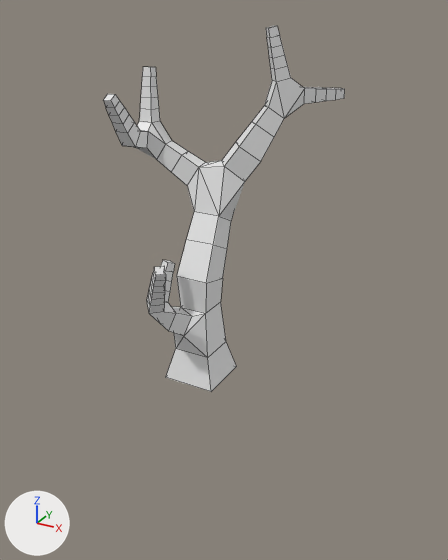
An edit to the FBX model Assets/Models/tree1.fbx, drawn before and after from the same camera.
Before and after are seen from a 50 mm lens placed at (2.65, -4.3, 3.22), pointed at (0.08, 0.36, 0.89). The axes (+X, +Y, +Z) are drawn at lower left. The lights are the same throughout. Mesh edges are drawn as thin lines.

Objects in the first picture: 'tree1'.
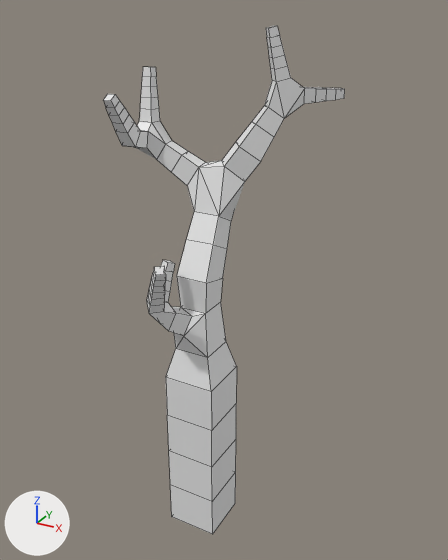
What differs and where, as boxes [x1, y1, x2, y2] in the pictures (448 x 560 px):
'tree1', reshaped (39% taller): before [103, 26, 345, 392]; after [103, 26, 345, 534]
part 1 of me_cube_001, built on: after [166, 367, 237, 534]

The change, as a list of edits to the scene's bpy script:
```text
Change me_cube_001:
    used by ob_tree1; location = (0.0, 0.0, 0.0)
    remove me_cube_001.from_pydata(...)  # 202 vertices, 212 faces; spans x -0.71..0.86, y -0.68..1.18, z 0.0..3.08
    add me_cube_001.from_pydata(...)  # 218 vertices, 228 faces; spans x -0.71..0.86, y -0.68..1.18, z -1.73..3.08
    me_cube_001 part 1
    1 face is deleted
    16 vertices are added at x -0.27..0.23, y -0.16..0.34, z -1.73..-0.43
    17 new faces join them
```
